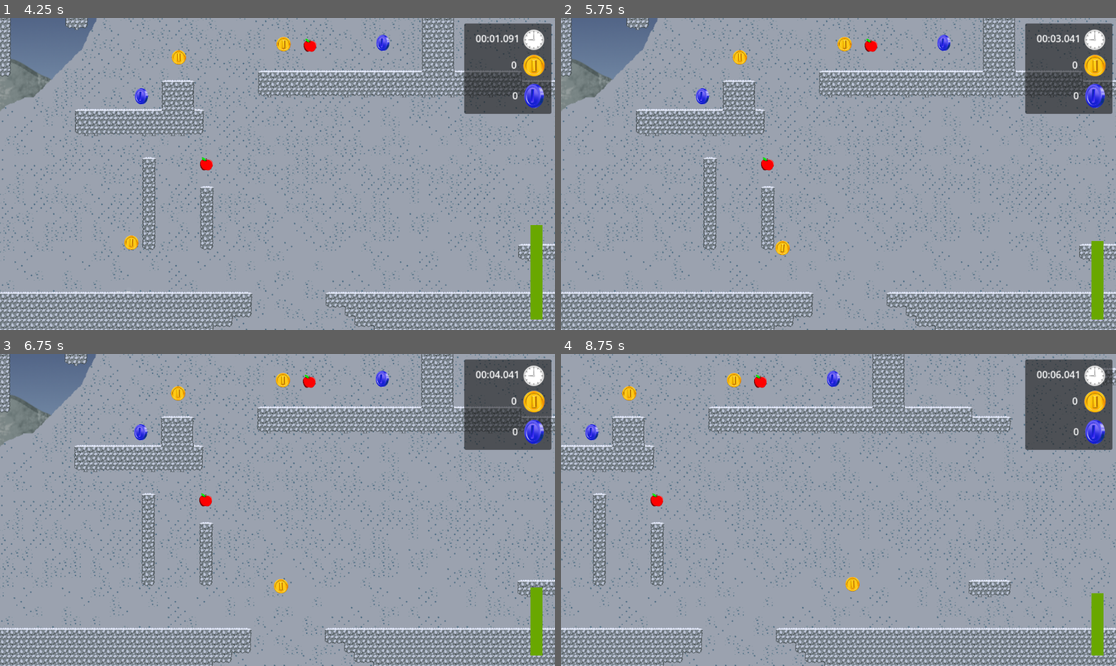
Above: before the commit, frames 1-4 (two rows, left to right).
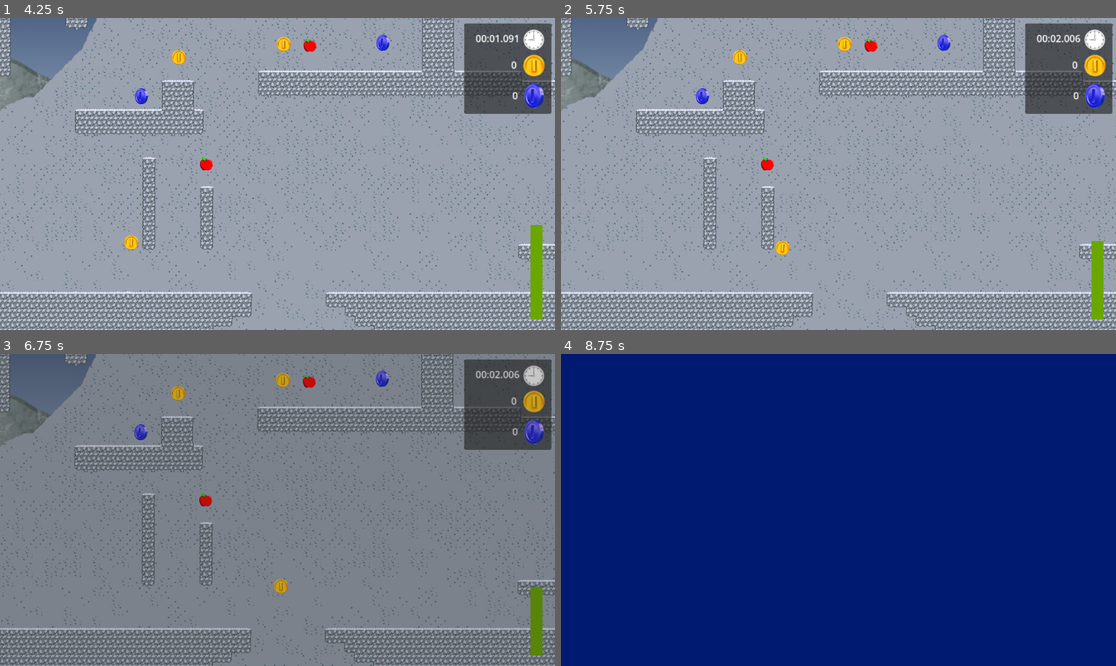
Above: after the commit, the same moments.

Repository: Tim-Barton/game-jam-2023
Game: Godot game, scene res://Scenes/title.tscn
Same seed, same stepped clock (60 frames per second), same inputs: the game is played once before the commit and once after it.
Inputs (mouse positions are in pixels of both pictures, inside the frame that each line leads up to):
- Up to frame 1 (4.25 s): click (299, 130) at 0.52 s; type "Alex" at 0.6 s; click "Scale the mountain" at 1.25 s; tap Enter (ui_accept) at 2, 2.27, 3.02 s; move the mouse to (299, 130) at 2.02 s; hold Right (ui_right) 2.03-3.53 s; tap Shift (dash) at 2.1, 2.85, 3.6 s; click (299, 130) at 2.17 s; move the mouse to (444, 220) at 2.77 s; move the mouse to (111, 127) at 3.52 s; hold Left (ui_left) from 3.53 s (still down)
- Up to frame 2 (5.75 s): keep holding Left (ui_left); move the mouse to (866, 174) at 4.27 s; tap Shift (dash) at 4.35, 5.1 s; click (866, 174) at 4.42 s; tap Enter (ui_accept) at 4.52, 5.27 s; move the mouse to (755, 96) at 5.02 s
- Up to frame 3 (6.75 s): tap Enter (ui_accept) at 5.75, 6.02 s; move the mouse to (399, 494) at 5.77 s; release Left (ui_left) at 5.78 s; hold Right (ui_right) from 5.78 s (still down); tap Shift (dash) at 5.85, 6.6 s; move the mouse to (166, 525) at 6.52 s; click (166, 525) at 6.67 s
- Up to frame 4 (8.75 s): move the mouse to (894, 441) at 7.27 s; tap Shift (dash) at 7.35 s; tap Enter (ui_accept) at 7.52 s; release Right (ui_right) at 8 s; click (1071, 644) at 8 s, where only the run after the commit has a clickable "Try Again"

Frame 1 is identical in both runs. In frame 2, less than 0.1% of the frame differs, in the area x 89-94%, y 5-8%; in frame 3, 91%; in frame 4, 100%, in the area x 0-100%, y 0-100%.

Commit message:
Added top, left and right Deathboxes to the camera object

Diff:
--- a/Scenes/ClimbingLevel.tscn
+++ b/Scenes/ClimbingLevel.tscn
@@ -842,6 +842,15 @@
 [sub_resource type="RectangleShape2D" id="RectangleShape2D_rrlme"]
 size = Vector2(1200, 51)
 
+[sub_resource type="RectangleShape2D" id="RectangleShape2D_i34ms"]
+size = Vector2(40, 688)
+
+[sub_resource type="RectangleShape2D" id="RectangleShape2D_h47jq"]
+size = Vector2(1199.5, 49)
+
+[sub_resource type="RectangleShape2D" id="RectangleShape2D_br441"]
+size = Vector2(43.25, 693)
+
 [sub_resource type="Curve2D" id="Curve2D_s6qfh"]
 _data = {
 "points": PackedVector2Array(0, 0, 0, 0, -434, 203, 0, 0, 0, 0, -19, 227, 0, 0, 0, 0, 331, 221, 0, 0, 0, 0, 741, 191, 0 …(297 unchanged characters)…
@@ -1035,13 +1044,34 @@
 scale = Vector2(1.25, 1.25)
 texture = ExtResource("5_1kvm3")
 
-[node name="Deathbar" type="Area2D" parent="LevelDirector/Camera2D"]
+[node name="DeathbarBottom" type="Area2D" parent="LevelDirector/Camera2D"]
 position = Vector2(-486, 286)
 script = ExtResource("5_uwo3c")
 
-[node name="CollisionShape2D" type="CollisionShape2D" parent="LevelDirector/Camera2D/Deathbar"]
+[node name="CollisionShape2D" type="CollisionShape2D" parent="LevelDirector/Camera2D/DeathbarBottom"]
 position = Vector2(461, 81)
 shape = SubResource("RectangleShape2D_rrlme")
+
+[node name="DeathbarLeft" type="Area2D" parent="LevelDirector/Camera2D"]
+script = ExtResource("5_uwo3c")
+
+[node name="CollisionShape2D" type="CollisionShape2D" parent="LevelDirector/Camera2D/DeathbarLeft"]
+position = Vector2(-605, -5)
+shape = SubResource("RectangleShape2D_i34ms")
+
+[node name="DeathbarTop" type="Area2D" parent="LevelDirector/Camera2D"]
+script = ExtResource("5_uwo3c")
+
+[node name="CollisionShape2D" type="CollisionShape2D" parent="LevelDirector/Camera2D/DeathbarTop"]
+position = Vector2(-27.75, -373.5)
+shape = SubResource("RectangleShape2D_h47jq")
+
+[node name="DeathbarRight" type="Area2D" parent="LevelDirector/Camera2D"]
+script = ExtResource("5_uwo3c")
+
+[node name="CollisionShape2D" type="CollisionShape2D" parent="LevelDirector/Camera2D/DeathbarRight"]
+position = Vector2(548.375, -3.5)
+shape = SubResource("RectangleShape2D_br441")
 
 [node name="CameraDirector" type="Node" parent="LevelDirector" node_paths=PackedStringArray("camera_node", "target_node")]
 script = ExtResource("3_utva6")
@@ -1151,6 +1181,9 @@
 [node name="CameraFocus" type="Node2D" parent="Path2D/PathFollow2D/CameraAnchor"]
 position = Vector2(0, -148)
 
-[connection signal="body_entered" from="LevelDirector/Camera2D/Deathbar" to="LevelDirector/Camera2D/Deathbar" method="_on_body_entered"]
+[connection signal="body_entered" from="LevelDirector/Camera2D/DeathbarBottom" to="LevelDirector/Camera2D/DeathbarBottom" method="_on_body_entered"]
+[connection signal="body_entered" from="LevelDirector/Camera2D/DeathbarLeft" to="LevelDirector/Camera2D/DeathbarLeft" method="_on_body_entered"]
+[connection signal="body_entered" from="LevelDirector/Camera2D/DeathbarTop" to="LevelDirector/Camera2D/DeathbarTop" method="_on_body_entered"]
+[connection signal="body_entered" from="LevelDirector/Camera2D/DeathbarRight" to="LevelDirector/Camera2D/DeathbarRight" method="_on_body_entered"]
 
 [editable path="Level/Character/DustTrail"]
Not shown: 2 places in Scenes/ClimbingLevel.tscn that only renumber resources
